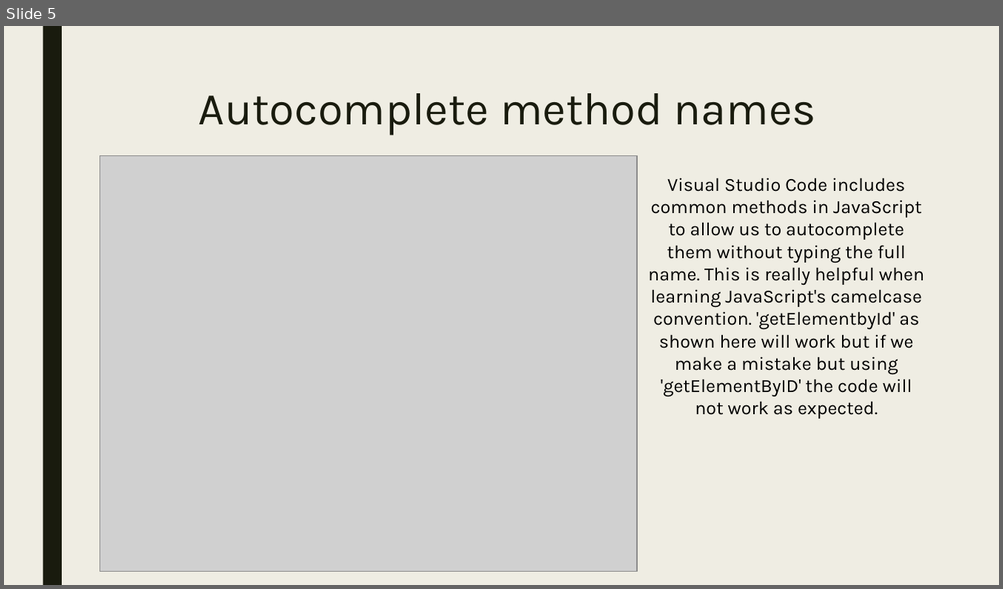
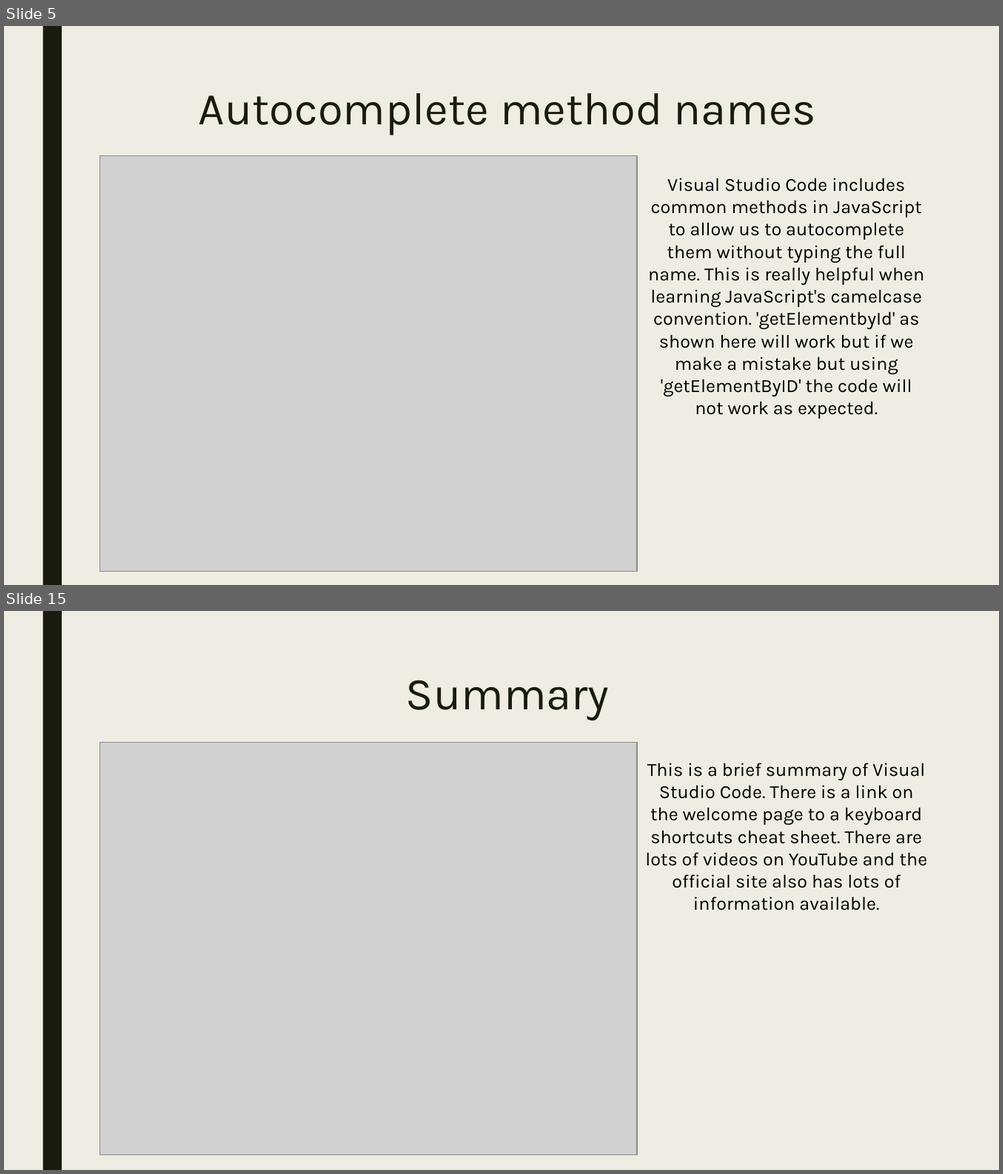
Before and after one commit to 105ron/lightning-talk, a slide deck: Presentation.pptx. Shown one above the other, each under a label of ours: slide 5 before the commit, slides 5 and 15 after it; the slides between them are not shown. The pictures are 1003x589 and 1003x1174 pixels, drawn with LibreOffice and Linux fonts; fonts in the diff are those of the drawing; grey boxes stand for pictures. Boxes give left, top, right and bottom in pixels: in the first picture for what was removed or moved away, otherwise in the second. Text is boxed around its words. In the diff, an @@ line names an element or a change of style, - is before the commit and + after.

```diff
--- a/Presentation.pptx
+++ b/Presentation.pptx
@@ slide 15 added at <box>4,611,999,1170</box>, background #EFEDE3; not listed: 1 template element that a slide beside it also shows @@
@@ title added at <box>406,680,609,721</box>, 44 pt, text #191B0E @@
+Summary
@@ picture added at <box>99,742,637,1156</box> @@
@@ text added at <box>645,763,928,911</box>, 18 pt, text #000000 @@
+This is a brief summary of Visual Studio Code. There is a link on the welcome page to a keyboard shortcuts cheat sheet. There are lots of videos on YouTube and the official site also has lots of information available.
```
Also in this commit, not shown: 9 other slides added.
